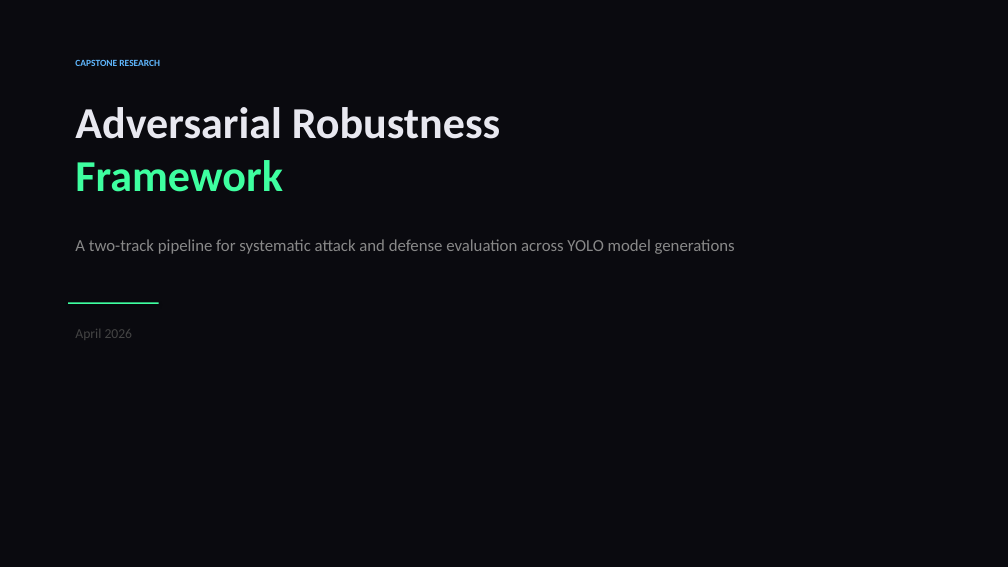
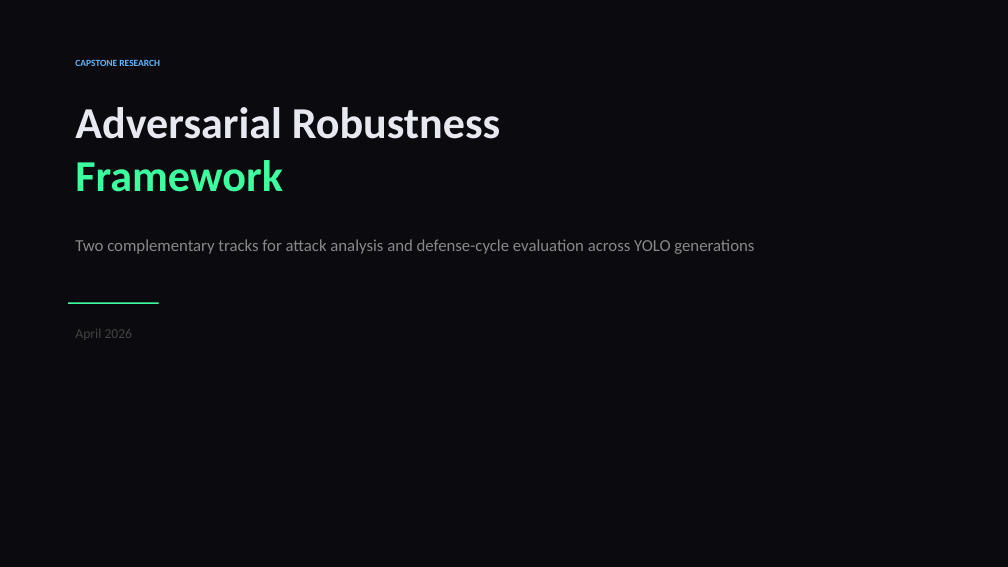
Before and after one commit to Cmaddock99/Patch_Yolo, a slide deck: slide 1 of presentation.pptx. Drawn at 1008x567 pixels with LibreOffice and Linux fonts; fonts in the diff are those of the drawing. Boxes give left, top, right and bottom in pixels: in the first picture for what was removed or moved away, otherwise in the second. Text is boxed around its words. In the diff, an @@ line names an element or a change of style, - is before the commit and + after.

```diff
--- a/presentation.pptx
+++ b/presentation.pptx
@@ text at [75,239,754,254]: text changed @@
-A two-track pipeline for systematic attack and defense evaluation across YOLO model generations
+Two complementary tracks for attack analysis and defense-cycle evaluation across YOLO generations
```
Also in this commit, not shown: 7 other slides changed, 5 other files.
